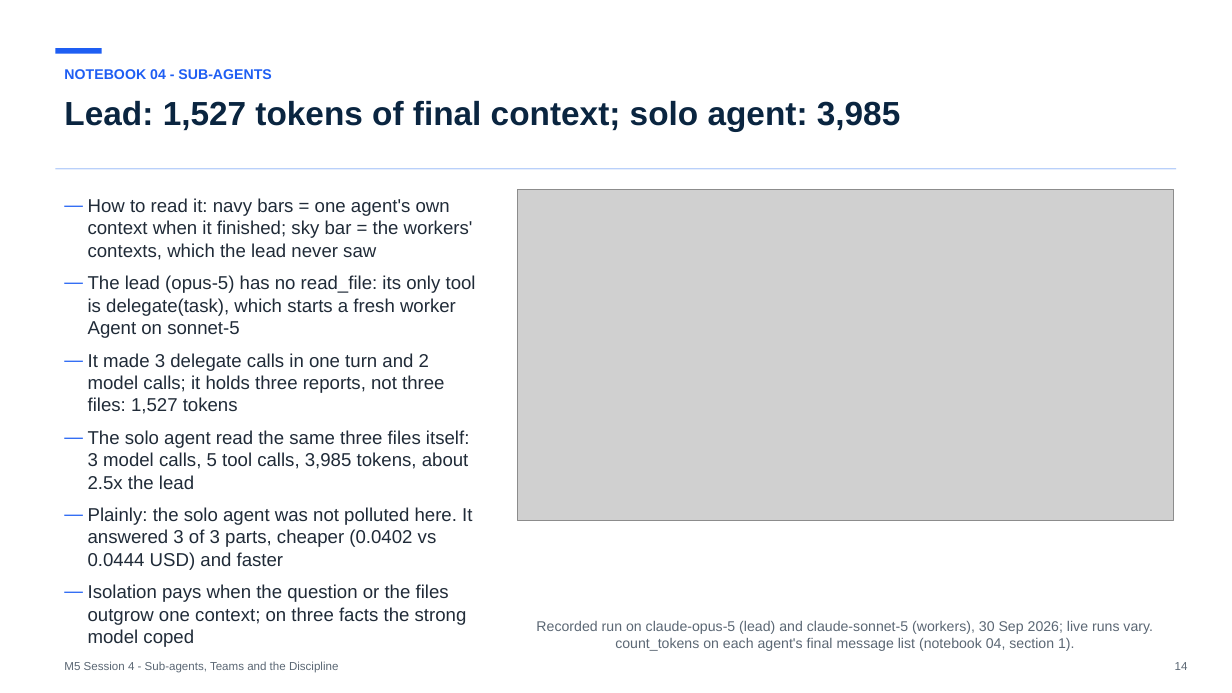
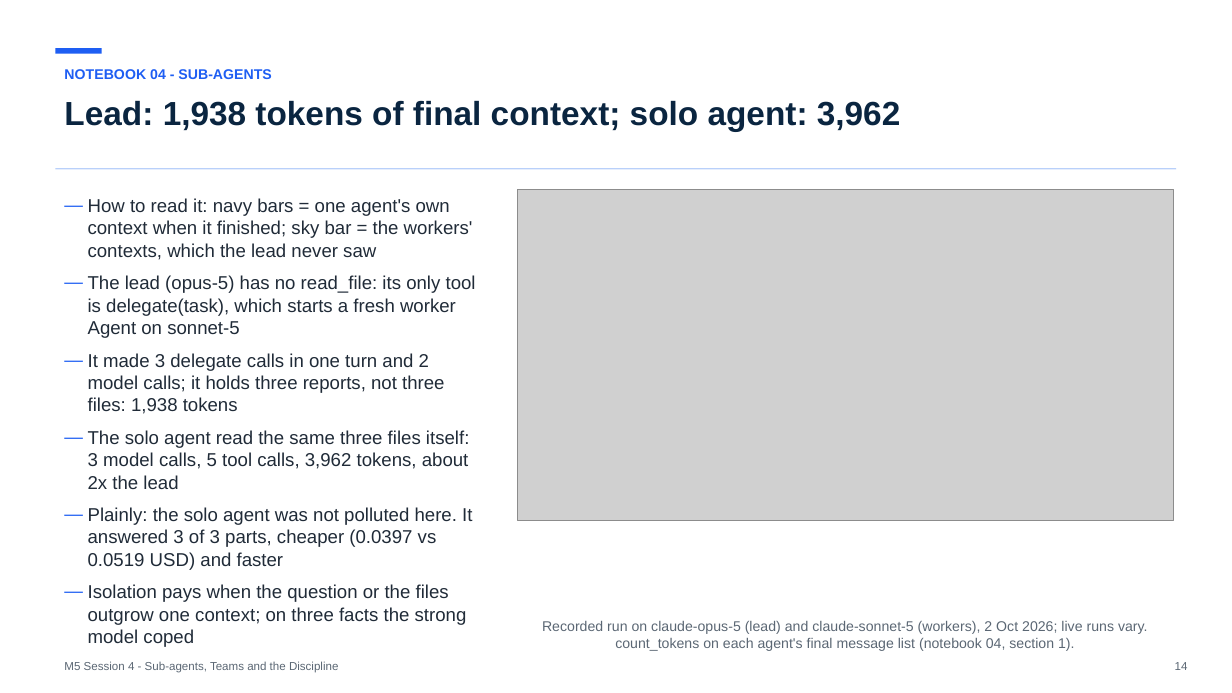
Before and after one commit to maglionejm/fontys-tech-exercises, a slide deck: slide 14 of presentations/m5-session-4-sub-agents-teams-and-the-discipline.pptx. Drawn at 1232x693 pixels with LibreOffice and Linux fonts; fonts in the diff are those of the drawing; grey boxes stand for pictures. Boxes give left, top, right and bottom in pixels: in the first picture for what was removed or moved away, otherwise in the second. Text is boxed around its words. In the diff, an @@ line names an element or a change of style, - is before the commit and + after.

```diff
--- a/presentations/m5-session-4-sub-agents-teams-and-the-discipline.pptx
+++ b/presentations/m5-session-4-sub-agents-teams-and-the-discipline.pptx
@@ text at [64, 100, 900, 131]: text changed @@
-Lead: 1,527 tokens of final context; solo agent: 3,985
+Lead: 1,938 tokens of final context; solo agent: 3,962
@@ text at [88, 353, 472, 570]: text changed @@
-— It made 3 delegate calls in one turn and 2 model calls; it holds three reports, not three files: 1,527 tokens
-— The solo agent read the same three files itself: 3 model calls, 5 tool calls, 3,985 tokens, about 2.5x the lead
-— Plainly: the solo agent was not polluted here. It answered 3 of 3 parts, cheaper (0.0402 vs 0.0444 USD) and faster
+— It made 3 delegate calls in one turn and 2 model calls; it holds three reports, not three files: 1,938 tokens
+— The solo agent read the same three files itself: 3 model calls, 5 tool calls, 3,962 tokens, about 2x the lead
+— Plainly: the solo agent was not polluted here. It answered 3 of 3 parts, cheaper (0.0397 vs 0.0519 USD) and faster
@@ text at [542, 621, 1148, 651]: text changed @@
-Recorded run on claude-opus-5 (lead) and claude-sonnet-5 (workers), 30 Sep 2026; live runs vary. count_tokens on each agent's final message list (notebook 04, section 1).
+Recorded run on claude-opus-5 (lead) and claude-sonnet-5 (workers), 2 Oct 2026; live runs vary. count_tokens on each agent's final message list (notebook 04, section 1).
```
Also in this commit, not shown: 6 other slides changed, 1 other file.
